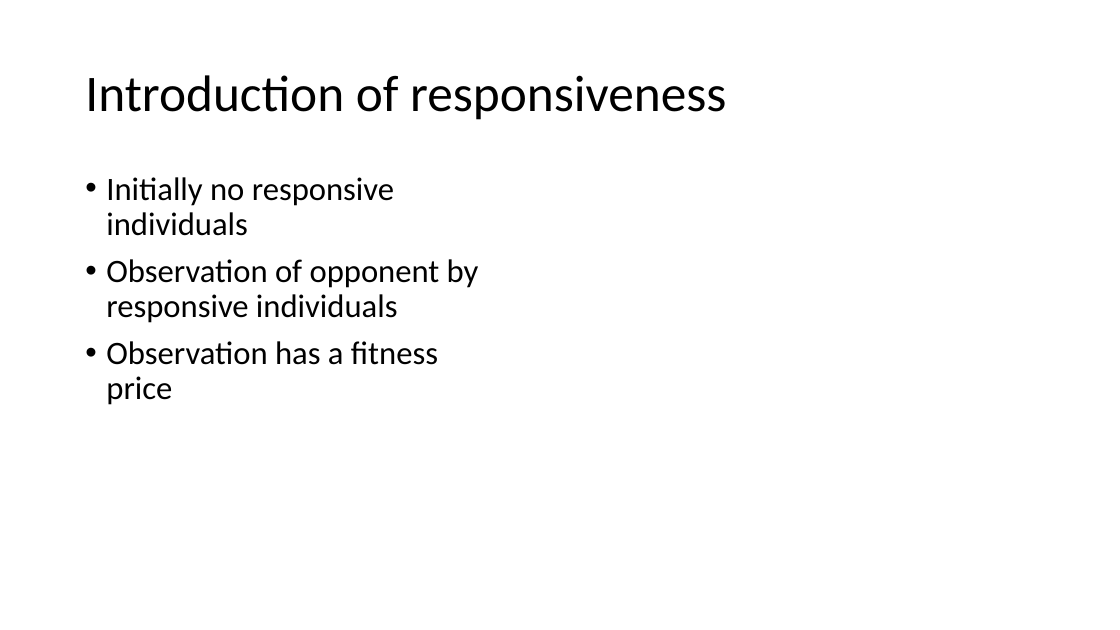
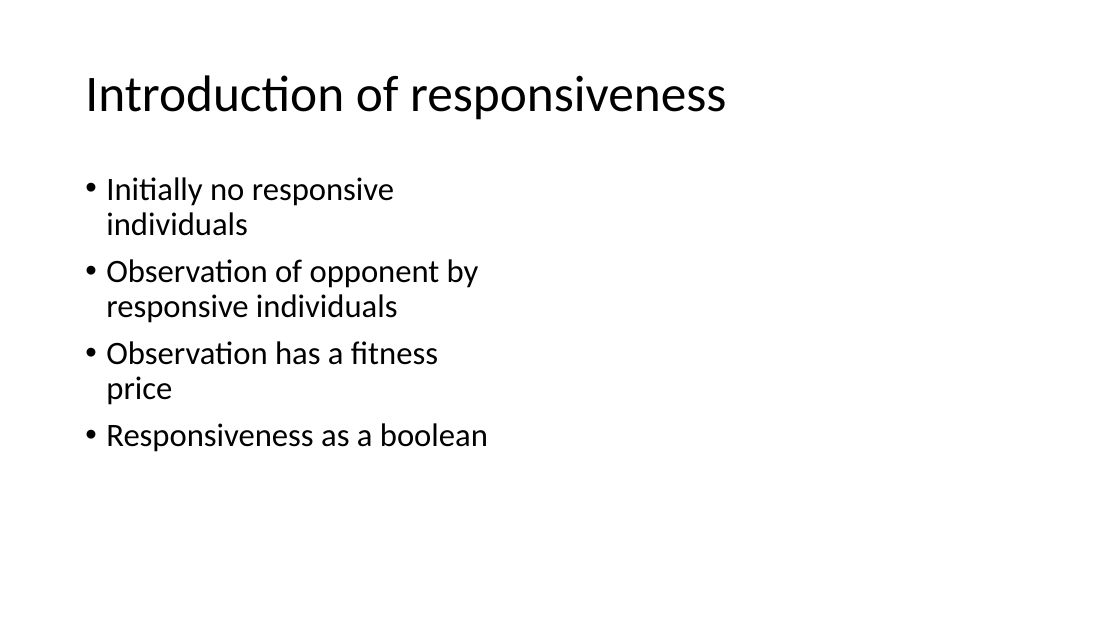
Before and after one commit to J-Damhuis/Cooperation, a slide deck: slide 6 of Presentations/Presentation_18-01-2019.pptx. Drawn at 1120x630 pixels with LibreOffice and Linux fonts; fonts in the diff are those of the drawing. Boxes give left, top, right and bottom in pixels: in the first picture for what was removed or moved away, otherwise in the second. Text is boxed around its words. In the diff, an @@ line names an element or a change of style, - is before the commit and + after.

Commit message:
presentation

```diff
--- a/Presentations/Presentation_18-01-2019.pptx
+++ b/Presentations/Presentation_18-01-2019.pptx
@@ text at bbox=[106, 423, 488, 452]: paragraph added @@
+• Responsiveness as a boolean
```
Also in this commit, not shown: 3 other slides changed, 5 slides added, 5 other files.
